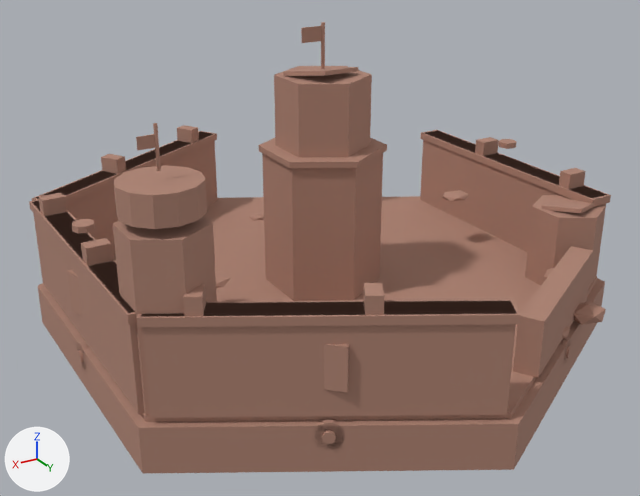
A saved change to the glTF model buildings/bastion/bastion_s2_50.glb.
Before and after are seen from a 50 mm lens placed at (4.39, 7.26, 4.45), pointed at (0.16, 0.21, 0.92). Lighting does not change. The marker at lower left points along +X, +Y and +Z. The first picture is the older version. Vertices at exactly the same position are counted once.

Objects in the first picture: 'BS_Braz_0'.
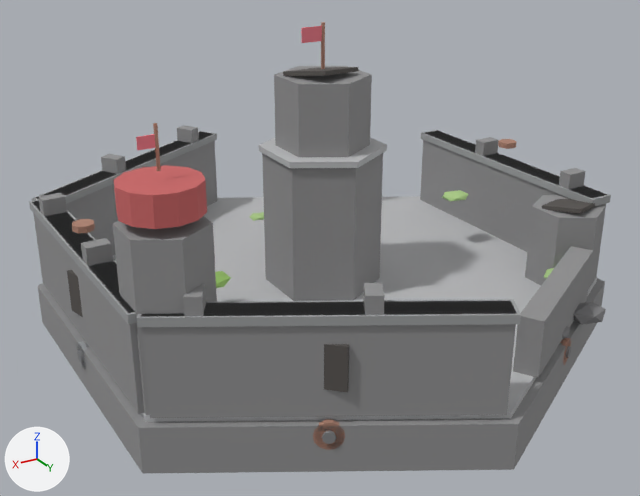
What changed in the scene script:
```text
Change me_cylinder_003:
    where me_cylinder_003.from_pydata(...)  # 1330 vertices, 2272 faces; spans x -5.07..0.17, y -3.0..3.0, z -1.6..1.55
    used by ob_bs_braz_0; location = (2.448, 0.0, 1.56)
    me_cylinder_003 part 1: 1680 faces centred in x -5.07..0.17, y -2.88..2.88, z -1.6..1.14 are repainted in the vertex colours; the middle colour goes from beige #af8473 to grey #828385
    me_cylinder_003 part 2: 592 faces centred in x -4.99..0.09, y -2.43..2.43, z -1.39..1.55 are repainted in the vertex colours; the middle colour goes from beige #af8473 to beige #ae8270
```

Where the change shows, as pixel boxes (x1, y1, x2, y2) in the pictures (640 x 496 px):
part 1 of me_cylinder_003, recoloured (beige to grey)
    both: (29, 66, 611, 473)
part 2 of me_cylinder_003, recoloured
    both: (72, 23, 597, 450)
